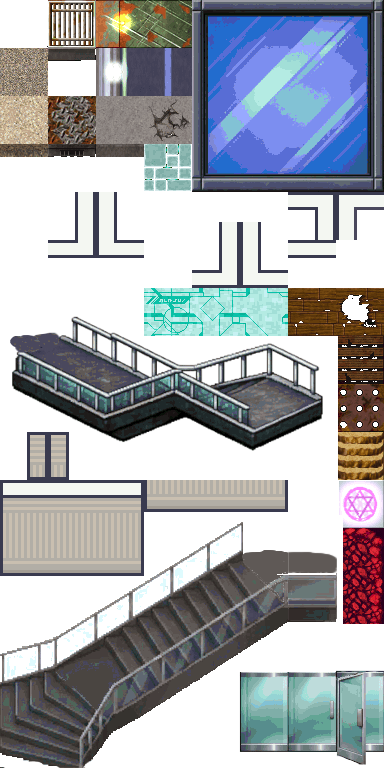
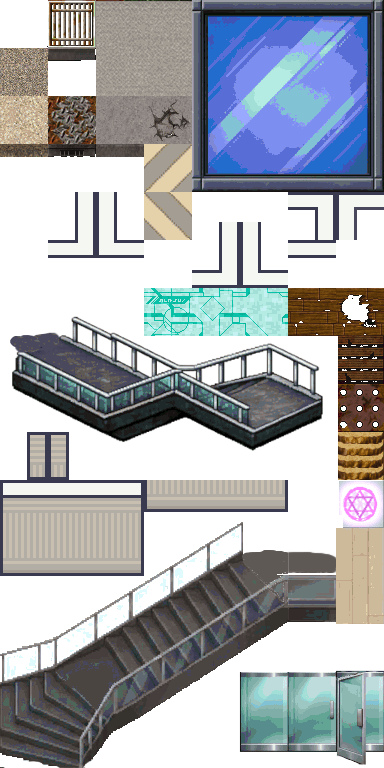
Layered file, before and after one edit (384×768). Changes by layer:
added layer "Pasted Layer #4" above "Transformation #2" over [96, 1, 192, 96]
added layer "Transformation #2" above "Pasted Layer #3" over [336, 528, 384, 624]
added layer "Transformation #1" above "Pasted Layer #2" over [144, 192, 192, 240]
added layer "Pasted Layer #1" above "Floated Layer" over [144, 144, 192, 192]
